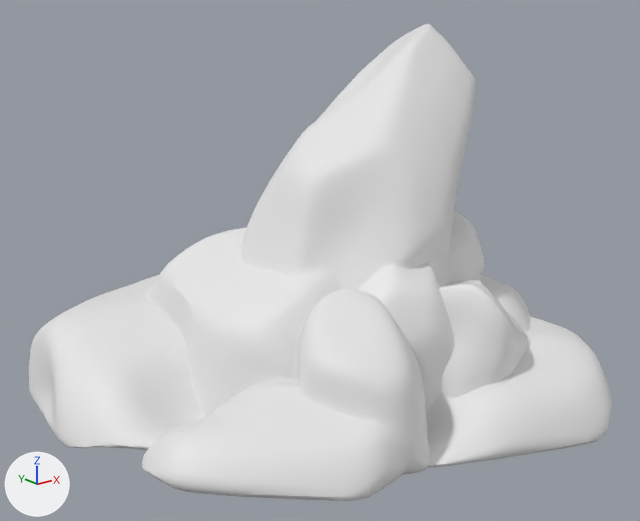
Renders of the glTF model src/assets/glb/kits/pirate/environment/Cliff4.glb from each side of a commit.
Camera for both pictures: a 50 mm lens placed at (-714.0, -928.0, 584.0), pointed at (29.0, 1.0, 213.0). Arrows for +X, +Y and +Z are at lower left; the lights stay in place. The picture after the commit comes second. Where no turn or scale is listed for an object, it has been applied to the vertices.

Names of what the first picture shows: 'Environment_Cliff4'.
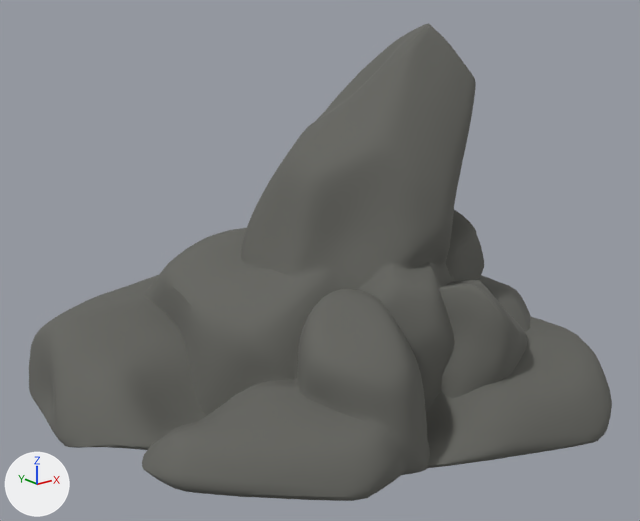
The newer file is also rescaled (x0.01) as a whole; pictures and numbers use the older file's frame.

Location of each change, [x1, y1, x2, y2] in pixels of the pictures (640 x 521 px):
'Environment_Cliff4', surface changed (white to grey): [29, 23, 612, 501] in both

Patch to the scene script:
```diff
--- a/src/assets/glb/kits/pirate/environment/Cliff4.glb.py
+++ b/src/assets/glb/kits/pirate/environment/Cliff4.glb.py
@@ img_atlas_pirate @@
+img_atlas_pirate = load_image('Atlas_Pirate', '_unpacked/Atlas_Pirate', 32, 32, 'sRGB')
@@ mat_atlas @@
 mat_atlas = principled_material('Atlas')
-mat_atlas.base_color = (0.8, 0.8, 0.8)  # white #e7e7e7
-mat_atlas.roughness = 0.553
+mat_atlas.texture = img_atlas_pirate
+mat_atlas.roughness = 1.0
```
